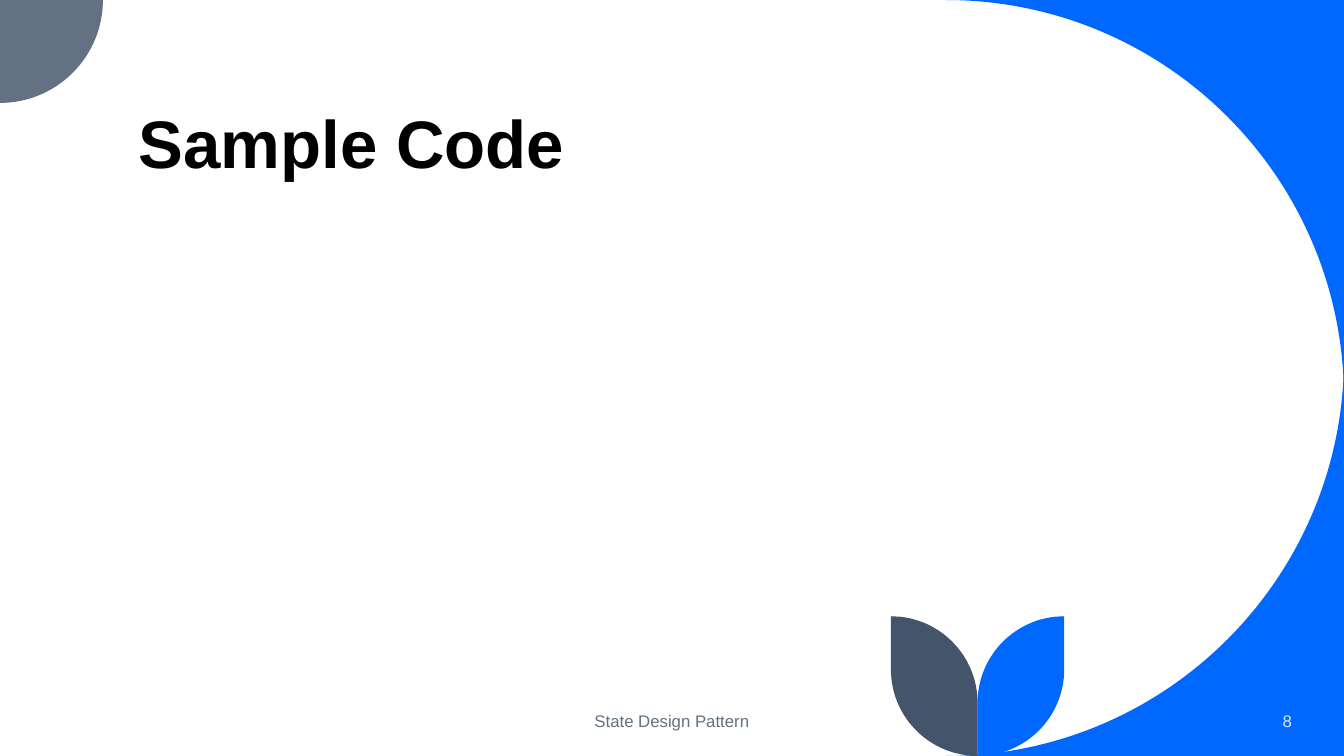
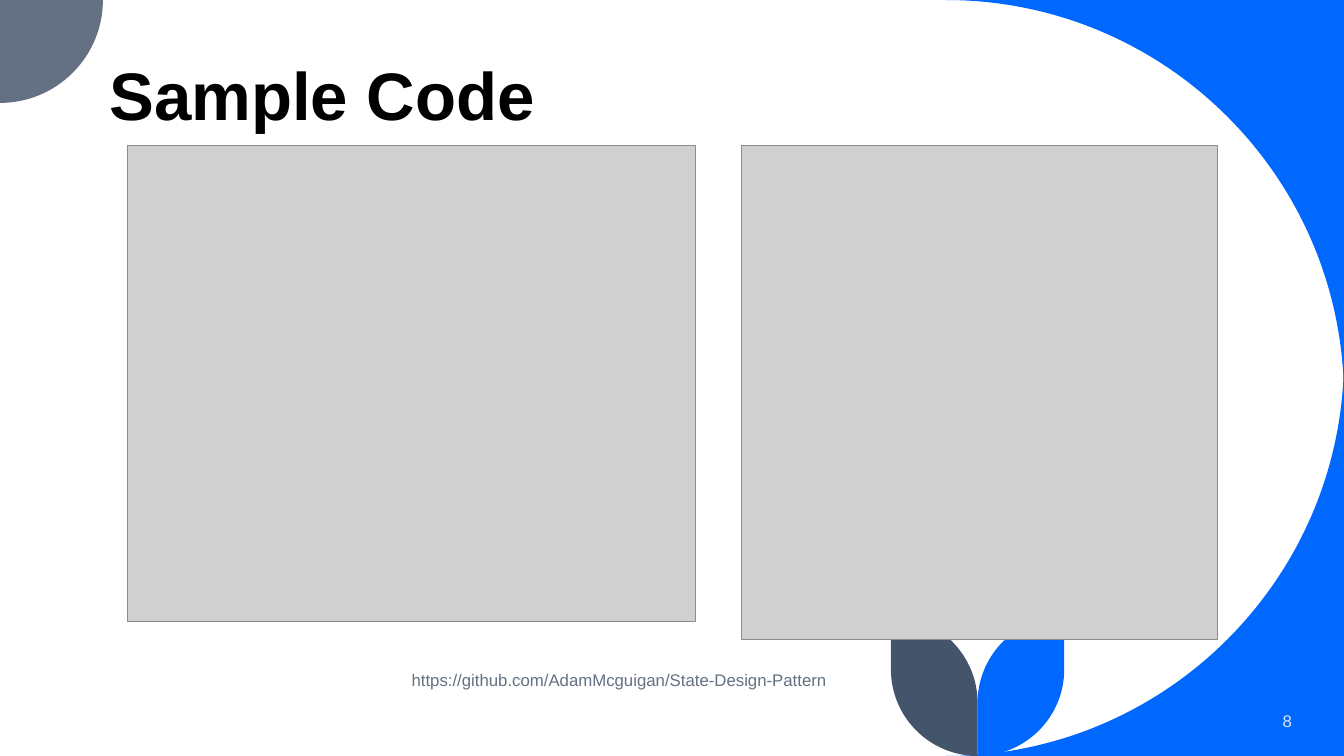
Before and after one commit to AdamMcguigan/State-Design-Pattern, a slide deck: slide 8 of State Design Pattern.pptx. Drawn at 1344x756 pixels with LibreOffice and Linux fonts; fonts in the diff are those of the drawing; grey boxes stand for pictures. Boxes give left, top, right and bottom in pixels: in the first picture for what was removed or moved away, otherwise in the second. Text is boxed around its words. In the diff, an @@ line names an element or a change of style, - is before the commit and + after.

```diff
--- a/State Design Pattern.pptx
+++ b/State Design Pattern.pptx
@@ title "Sample Code" moved from (x1=139, y1=119, x2=564, y2=181) to (x1=109, y1=71, x2=535, y2=133) @@
@@ picture added at (x1=127, y1=145, x2=696, y2=622) @@
@@ picture added at (x1=742, y1=145, x2=1219, y2=639) @@
@@ text at (x1=412, y1=674, x2=827, y2=690): text changed @@
-State Design Pattern
+https://github.com/AdamMcguigan/State-Design-Pattern
```
Also in this commit, not shown: 4 other slides changed.
